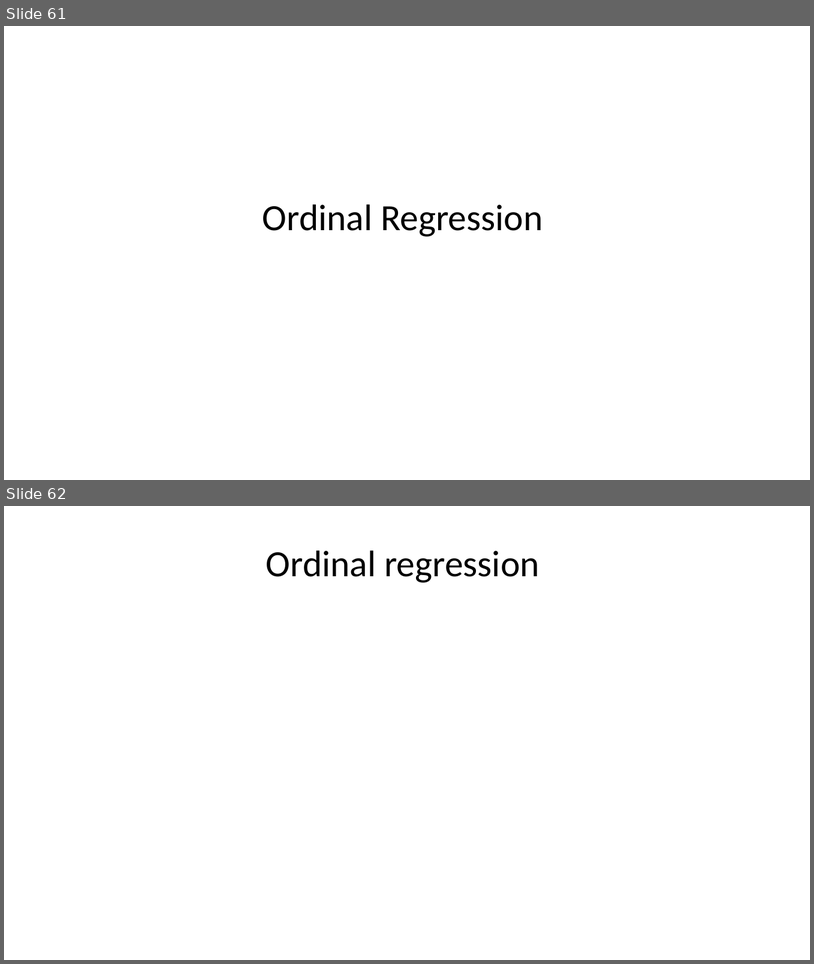
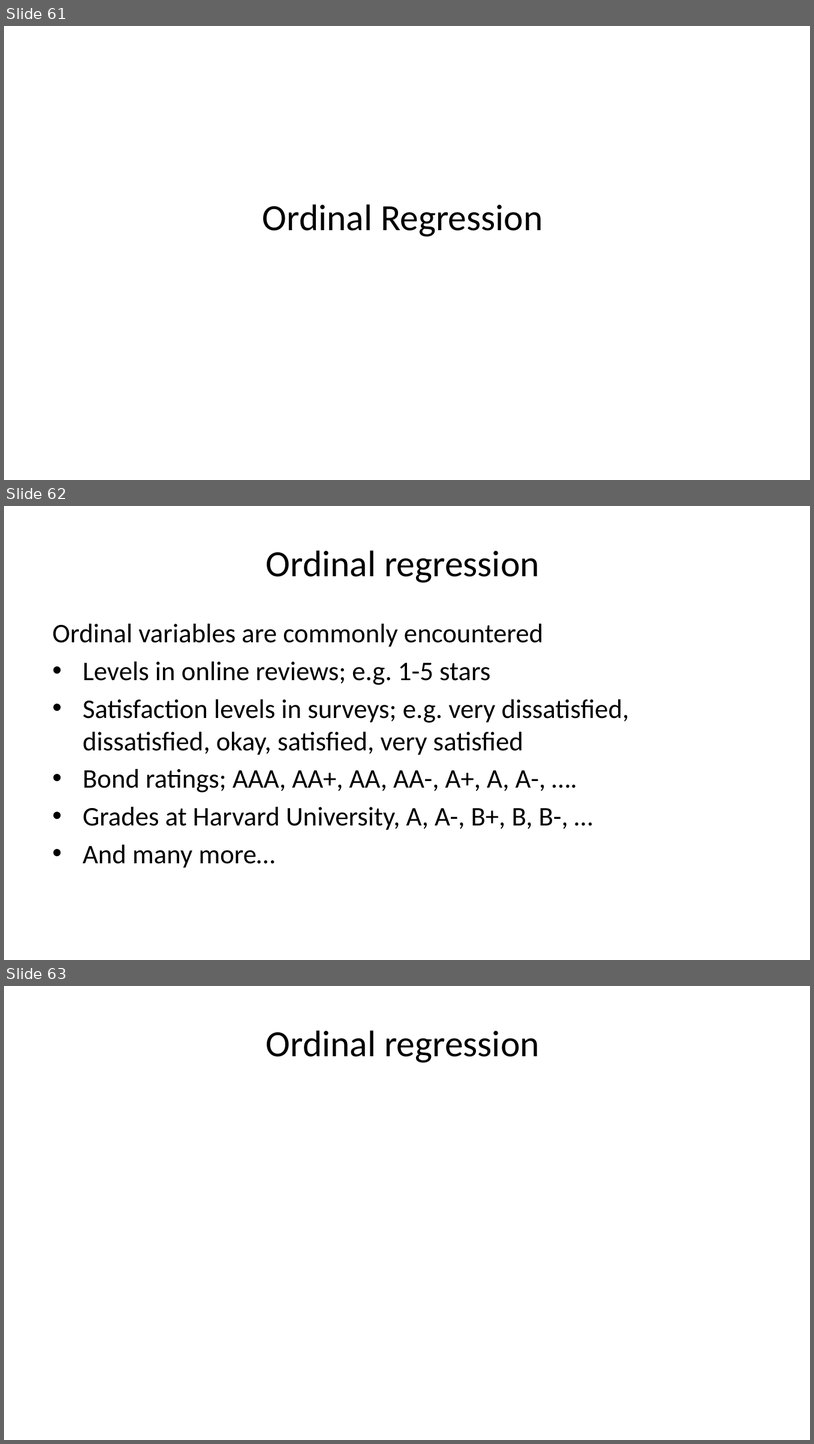
Before and after one commit to StephenElston/CSCI-E-83, a slide deck: LectureSlides/09_GeneralizingTheLinearModel.pptx. Shown one above the other, each under a label of ours: slides 61 and 62 before the commit, slides 61, 62 and 63 after it. The pictures are 814x964 and 814x1444 pixels, drawn with LibreOffice and Linux fonts; fonts in the diff are those of the drawing; grey boxes stand for pictures. Boxes give left, top, right and bottom in pixels: in the first picture for what was removed or moved away, otherwise in the second. Text is boxed around its words. In the diff, an @@ line names an element or a change of style, - is before the commit and + after.

Commit message:
Added slides on ordinal regression

```diff
--- a/LectureSlides/09_GeneralizingTheLinearModel.pptx
+++ b/LectureSlides/09_GeneralizingTheLinearModel.pptx
@@ slide 62 added at [4, 506, 810, 960], background #FFFFFF @@
@@ title added at [266, 550, 540, 583], 33 pt, text #000000 @@
+Ordinal regression
@@ text added at [53, 624, 630, 868], 24 pt, text #000000 @@
+Ordinal variables are commonly encountered
+• Levels in online reviews; e.g. 1-5 stars
+• Satisfaction levels in surveys; e.g. very dissatisfied, dissatisfied, okay, satisfied, very satisfied
+• Bond ratings; AAA, AA+, AA, AA-, A+, A, A-, ….
+• Grades at Harvard University, A, A-, B+, B, B-, …
+• And many more…
@@ what was slide 62 is now slide 63 @@
```
Also in this commit, not shown: 2 other slides added.
